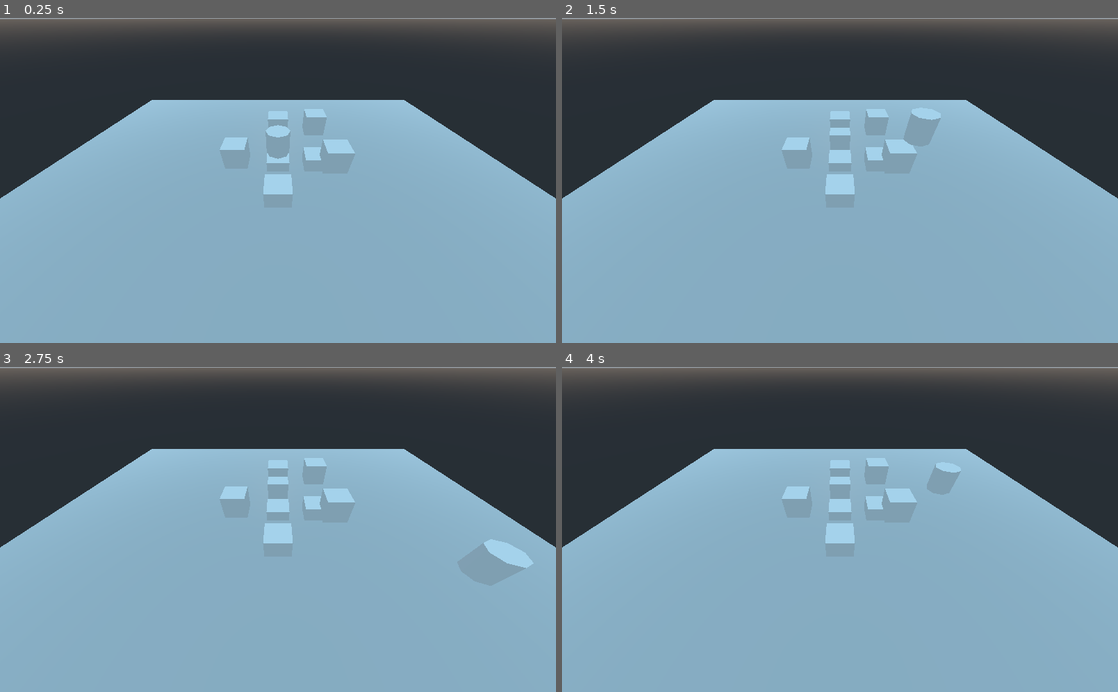
Above: before the commit, frames 1-4 (two rows, left to right).
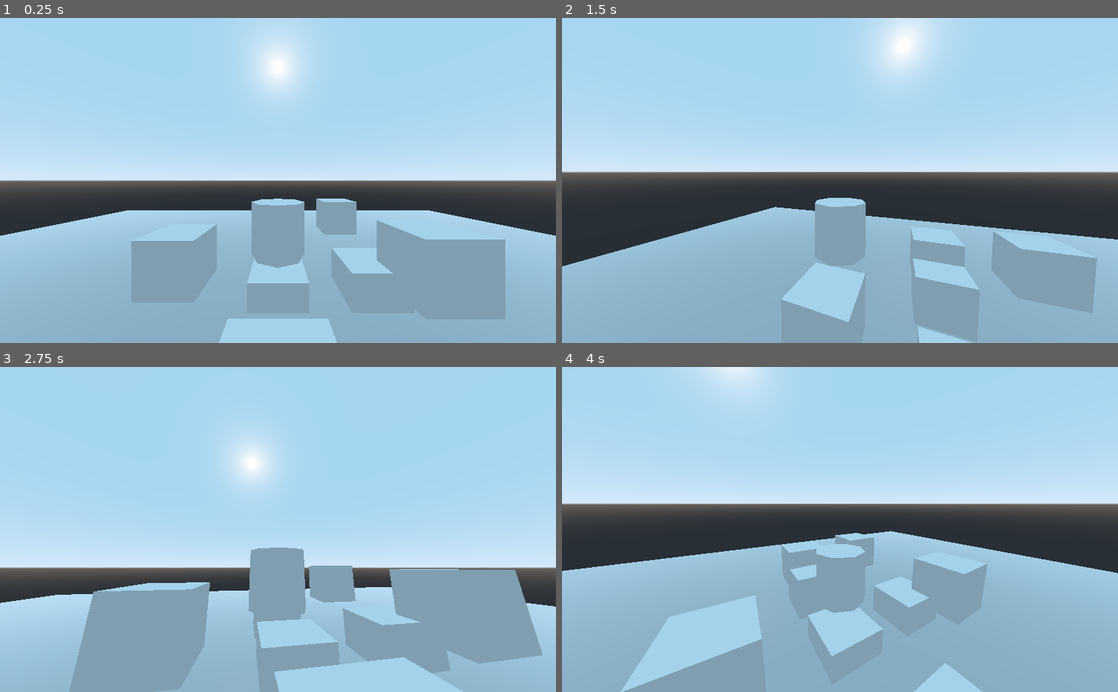
Above: after the commit, the same moments.

Repository: duckasick/Games
Game: Godot game, scene res://Level 1.tscn
Two runs of this game, one before a commit and one after it. Both use one fixed random seed, a clock stepped at 60 frames per second and the inputs below. Before the commit the project has no main scene; this scene is started directly in both runs.
Inputs (mouse positions are in pixels of both pictures, inside the frame that each line leads up to):
- Up to frame 1 (0.25 s): no input
- Up to frame 2 (1.5 s): tap Enter (ui_accept) at 0.5, 0.77, 1.07 s; move the mouse to (962, 164) at 0.52 s; hold Right (ui_right) 0.53-1.28 s; hold A (a, bound only after the commit) 0.53-1.28 s; tap Space (ui_select) at 0.6 s; move the mouse to (728, 196) at 1.27 s; hold Down (ui_down) from 1.28 s (still down); tap A (a, bound only after the commit) at 1.35 s
- Up to frame 3 (2.75 s): tap Enter (ui_accept) at 1.52, 1.82 s; tap D (d, bound only after the commit) at 1.55 s; move the mouse to (333, 458) at 2.02 s; release Down (ui_down) at 2.03 s; hold Right (ui_right) from 2.03 s (still down); hold D (d, bound only after the commit) from 2.03 s (still down); tap S (s, bound only after the commit) at 2.3 s
- Up to frame 4 (4 s): move the mouse to (812, 594) at 2.77 s; release Right (ui_right) at 2.78 s; release D (d, bound only after the commit) at 2.78 s; hold Up (ui_up) 2.78-3.53 s; tap S (s, bound only after the commit) at 2.85 s; tap Enter (ui_accept) at 3.02, 3.32, 3.77 s; tap Shift (sprint, bound only after the commit) at 3.05 s; move the mouse to (1006, 578) at 3.52 s; hold Left (ui_left) from 3.53 s (still down); hold Shift (sprint, bound only after the commit) from 3.53 s (still down); tap W (w, bound only after the commit) at 3.8 s

The runs differ from the first frame. In frame 1, 68% of the frame differs, in the area x 0-100%, y 0-100%; in frame 2, 68%; in frame 3, 73%; in frame 4, 65%.

Commit message:
vijde, check portfolio H1 voor inspiratie

Diff:
--- a/19 3Deetje/Level 1.tscn
+++ b/19 3Deetje/Level 1.tscn
@@ -1,13 +1,9 @@
 [gd_scene load_steps=3 format=2]
 
 [ext_resource path="res://3D level.glb" type="PackedScene" id=1]
-[ext_resource path="res://Player.tscn" type="PackedScene" id=2]
+[ext_resource path="res://Player/Player.tscn" type="PackedScene" id=2]
 
 [node name="Spatial" type="Spatial"]
-
-[node name="Camera" type="Camera" parent="."]
-transform = Transform( 1, 0, 0, 0, 0.707107, 0.707107, 0, -0.707107, 0.707107, 0, 10, 12 )
-fov = 90.0
 
 [node name="KinematicBody" parent="." instance=ExtResource( 2 )]
 transform = Transform( 1, 0, 0, 0, 1, 0, 0, 0, 1, 0, 2.18557, 0 )
--- a/19 3Deetje/Player.gd
+++ /dev/null
@@ -1,39 +0,0 @@
-extends KinematicBody
-
-var velocity = Vector3.ZERO
-# Declare member variables here. Examples:
-# var a = 2
-# var b = "text"
-var speed = 100
-var v = 10
-var impulse = 20
-
-# Called when the node enters the scene tree for the first time.
-func _ready():
-	pass # Replace with function body.
-
-
-# Called every frame. 'delta' is the elapsed time since the previous frame.
-func _process(delta):
-	velocity.y -= v * delta
-	var direction = Vector3.ZERO
-	if Input.is_action_pressed("ui_right"):
-		direction.x += 1
-	if Input.is_action_pressed("ui_left"):
-		direction.x -= 1
-#	XZ-plane is grond
-	if Input.is_action_pressed("ui_down"):
-		direction.z += 1
-	if Input.is_action_pressed("ui_up"):
-		direction.z -= 1
-	if direction != Vector3.ZERO:
-		direction = direction.normalized()
-
-	velocity.x = direction.x * v
-	velocity.z = direction.z * v
-
-	if is_on_floor() and Input.is_action_just_pressed("ui_accept"):
-		velocity.y += impulse
-
-	velocity.y -= speed * delta
-	velocity = move_and_slide(velocity, Vector3.UP)
--- a/19 3Deetje/Player.tscn
+++ /dev/null
@@ -1,24 +0,0 @@
-[gd_scene load_steps=6 format=2]
-
-[ext_resource path="res://Player.gd" type="Script" id=1]
-
-[sub_resource type="CapsuleShape" id=1]
-
-[sub_resource type="CanvasItemMaterial" id=2]
-
-[sub_resource type="Shader" id=3]
-
-[sub_resource type="ShaderMaterial" id=4]
-next_pass = SubResource( 2 )
-shader = SubResource( 3 )
-
-[node name="Player" type="KinematicBody"]
-script = ExtResource( 1 )
-
-[node name="CollisionShape" type="CollisionShape" parent="."]
-transform = Transform( 1, 0, 0, 0, -4.37114e-08, -1, 0, 1, -4.37114e-08, 0, 0, 0 )
-shape = SubResource( 1 )
-
-[node name="CSGCylinder" type="CSGCylinder" parent="."]
-transform = Transform( 1, 0, 0, 0, 2, 0, 0, 0, 1, 0, 0, 0 )
-material = SubResource( 4 )
--- /dev/null
+++ b/19 3Deetje/Player/Camroot.gd
@@ -0,0 +1,32 @@
+extends Spatial
+
+var camh = 0
+var camv = 0
+var camv_min = -55
+var camv_max = 75
+export var Sens = 0.1
+
+# Declare member variables here. Examples:
+# var a = 2
+# var b = "text"
+
+
+# Called when the node enters the scene tree for the first time.
+func _ready():
+	Input.set_mouse_mode(Input.MOUSE_MODE_CAPTURED)
+	$h/v/ClippedCamera.add_exception(get_parent())
+
+func _input(event):
+	if event is InputEventMouseMotion:
+		camh += -event.relative.x * Sens
+		camv += -event.relative.y * Sens
+
+#Regel input
+func _physics_process(delta):
+	camv = clamp(camv, camv_min, camv_max) #Zodat camera niet te ver gaat
+	$h.rotation_degrees.y = camh
+	$h/v.rotation_degrees.x = camv
+	print(camv)
+
+	if Input.is_action_pressed("ui_cancel"):
+		get_tree().quit()
--- /dev/null
+++ b/19 3Deetje/Player/Player.gd
@@ -0,0 +1,43 @@
+extends KinematicBody
+
+#Te doen: Accel ipv gelijkt topV, snelheid uncappen als je in de lucht bent
+
+var Velocity = Vector3.FORWARD
+var VeloV = 0
+
+var V = 5
+var sprint = 10
+var normaal = 5
+var impulse = 10
+var weight = 4 #Bepaald hoe makkelijk je van schuin slide.
+
+var gravity = 30
+
+# Called when the node enters the scene tree for the first time.
+func _ready():
+	pass # Replace with function body.
+
+
+# Called every frame. 'delta' is the elapsed time since the previous frame.
+func _process(delta):
+	var rot = $Camroot/h.global_transform.basis.get_euler().y
+#	Roteert roteert input gebasseerd op camera_h
+	Velocity = Vector3(Input.get_action_strength("d") - Input.get_action_strength("a"),0,Input.get_action_strength("s") - Input.get_action_strength("w")).rotated(Vector3.UP, rot).normalized() #	Roteert roteert input gebasseerd op camera_h
+#
+#	Zwaartekracht
+	if !is_on_floor():
+		VeloV -= gravity * delta
+	else:
+		VeloV = 0
+
+#	Sprinten
+	if Input.is_action_pressed("sprint"):
+		V = sprint
+	else:
+		V = normaal
+
+	if is_on_floor():
+		if Input.is_action_just_pressed("ui_select"):
+			VeloV = impulse
+
+	move_and_slide(Velocity * V + Vector3.UP * VeloV - get_floor_normal() * weight, Vector3.UP)
--- /dev/null
+++ b/19 3Deetje/Player/Player.tscn
@@ -0,0 +1,43 @@
+[gd_scene load_steps=7 format=2]
+
+[ext_resource path="res://Player/Player.gd" type="Script" id=1]
+[ext_resource path="res://Player/Camroot.gd" type="Script" id=2]
+
+[sub_resource type="CapsuleShape" id=1]
+
+[sub_resource type="CanvasItemMaterial" id=2]
+
+[sub_resource type="Shader" id=3]
+
+[sub_resource type="ShaderMaterial" id=4]
+next_pass = SubResource( 2 )
+shader = SubResource( 3 )
+
+[node name="Player" type="KinematicBody"]
+transform = Transform( 1, 0, 0, 0, 1, 0, 0, 0, 1, 0, 1.14485, 0 )
+script = ExtResource( 1 )
+
+[node name="CollisionShape" type="CollisionShape" parent="."]
+transform = Transform( 1, 0, 0, 0, -4.37114e-08, -1, 0, 1, -4.37114e-08, 0, 0, 0 )
+shape = SubResource( 1 )
+
+[node name="CSGCylinder" type="CSGCylinder" parent="."]
+transform = Transform( 1, 0, 0, 0, 2, 0, 0, 0, 1, 0, 0, 0 )
+material = SubResource( 4 )
+
+[node name="Camroot" type="Spatial" parent="."]
+script = ExtResource( 2 )
+
+[node name="h" type="Spatial" parent="Camroot"]
+transform = Transform( 1, 0, 0, 0, 1, 0, 0, 0, 1, 0, -1.05229, 0 )
+
+[node name="v" type="Spatial" parent="Camroot/h"]
+transform = Transform( 1, 0, 0, 0, 1, 0, 0, 0, 1, 0, 2.86221, 0 )
+
+[node name="ClippedCamera" type="ClippedCamera" parent="Camroot/h/v"]
+transform = Transform( 1, 0, 0, 0, 1, 0, 0, 0, 1, 0, 0, 6.2244 )
+fov = 90.0
+
+[node name="timers" type="Node" parent="."]
+
+[node name="roll" type="Timer" parent="timers"]
--- a/19 3Deetje/project.godot
+++ b/19 3Deetje/project.godot
@@ -11,11 +11,40 @@
 [application]
 
 config/name="19 3Deetje"
+run/main_scene="res://Level 1.tscn"
 config/icon="res://icon.png"
 
 [gui]
 
 common/drop_mouse_on_gui_input_disabled=true
+
+[input]
+
+w={
+"deadzone": 0.5,
+"events": [ Object(InputEventKey,"resource_local_to_scene":false,"resource_name":"","device":0,"alt":false,"shift":false,"control":false,"meta":false,"command":false,"pressed":false,"scancode":0,"physical_scancode":87,"unicode":0,"echo":false,"script":null)
+ ]
+}
+a={
+"deadzone": 0.5,
+"events": [ Object(InputEventKey,"resource_local_to_scene":false,"resource_name":"","device":0,"alt":false,"shift":false,"control":false,"meta":false,"command":false,"pressed":false,"scancode":0,"physical_scancode":65,"unicode":0,"echo":false,"script":null)
+ ]
+}
+s={
+"deadzone": 0.5,
+"events": [ Object(InputEventKey,"resource_local_to_scene":false,"resource_name":"","device":0,"alt":false,"shift":false,"control":false,"meta":false,"command":false,"pressed":false,"scancode":0,"physical_scancode":83,"unicode":0,"echo":false,"script":null)
+ ]
+}
+d={
+"deadzone": 0.5,
+"events": [ Object(InputEventKey,"resource_local_to_scene":false,"resource_name":"","device":0,"alt":false,"shift":false,"control":false,"meta":false,"command":false,"pressed":false,"scancode":0,"physical_scancode":68,"unicode":0,"echo":false,"script":null)
+ ]
+}
+sprint={
+"deadzone": 0.5,
+"events": [ Object(InputEventKey,"resource_local_to_scene":false,"resource_name":"","device":0,"alt":false,"shift":false,"control":false,"meta":false,"command":false,"pressed":false,"scancode":0,"physical_scancode":16777237,"unicode":0,"echo":false,"script":null)
+ ]
+}
 
 [physics]
 
Not shown, added: PepijnVanluykenPortfolio(2).pdf
Not shown, added: PepijnVanluykenVijfBeelden.pdf
